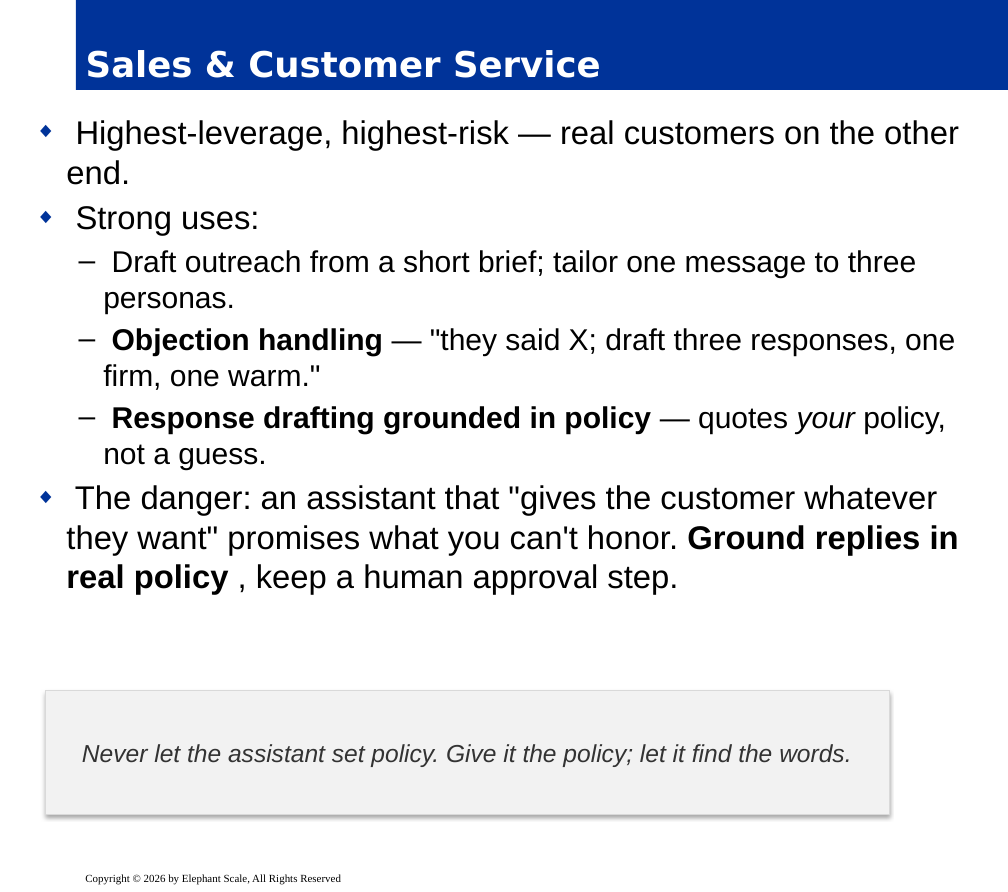
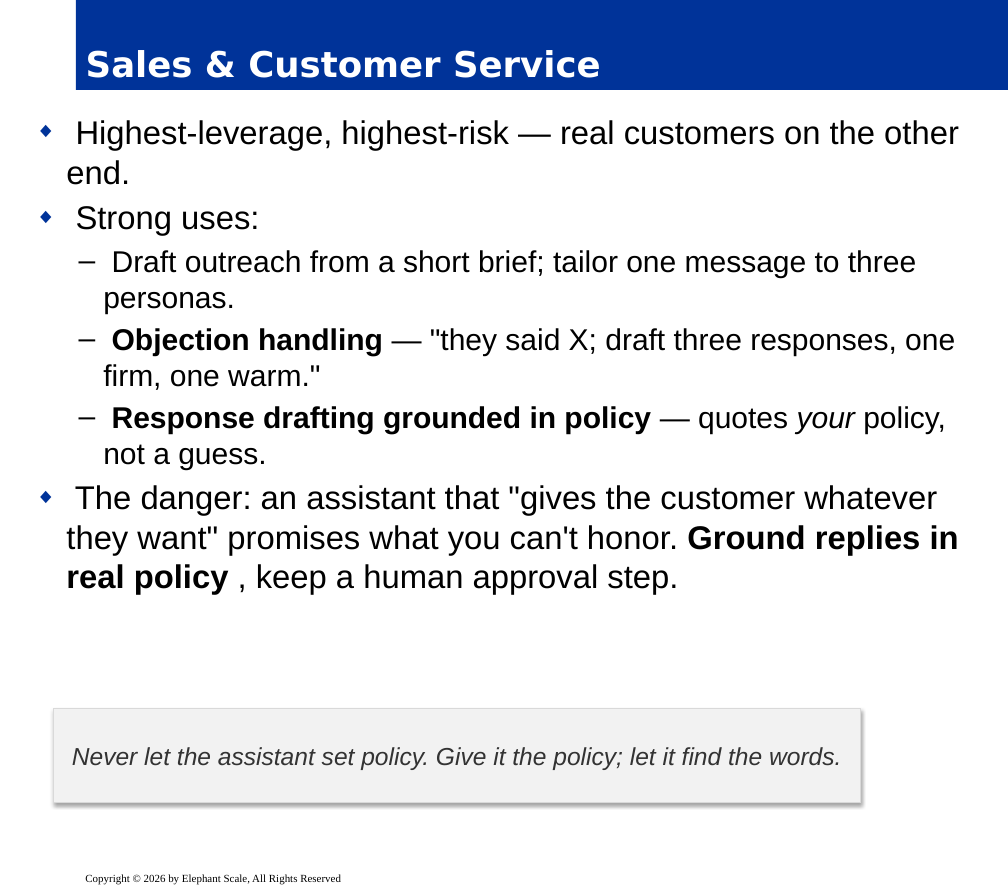
Before and after one commit to elephantscale/Prompt_Engineering_for_Business_Professionals, a slide deck: slide 5 of slides/release/03-business-scenarios.pptx. Drawn at 1008x892 pixels with LibreOffice and Linux fonts; fonts in the diff are those of the drawing; background and template pictures are left out. Boxes give left, top, right and bottom in pixels: in the first picture for what was removed or moved away, otherwise in the second. Text is boxed around its words. In the diff, an @@ line names an element or a change of style, - is before the commit and + after.

```diff
--- a/slides/release/03-business-scenarios.pptx
+++ b/slides/release/03-business-scenarios.pptx
@@ rectangle "Never let the assistant set ...": place and size @@
-rectangle "Never let the assistant set ..." at (45, 691, 889, 815)
+rectangle "Never let the assistant set ..." at (53, 709, 860, 803)
```
Also in this commit, not shown: 6 other slides changed.
